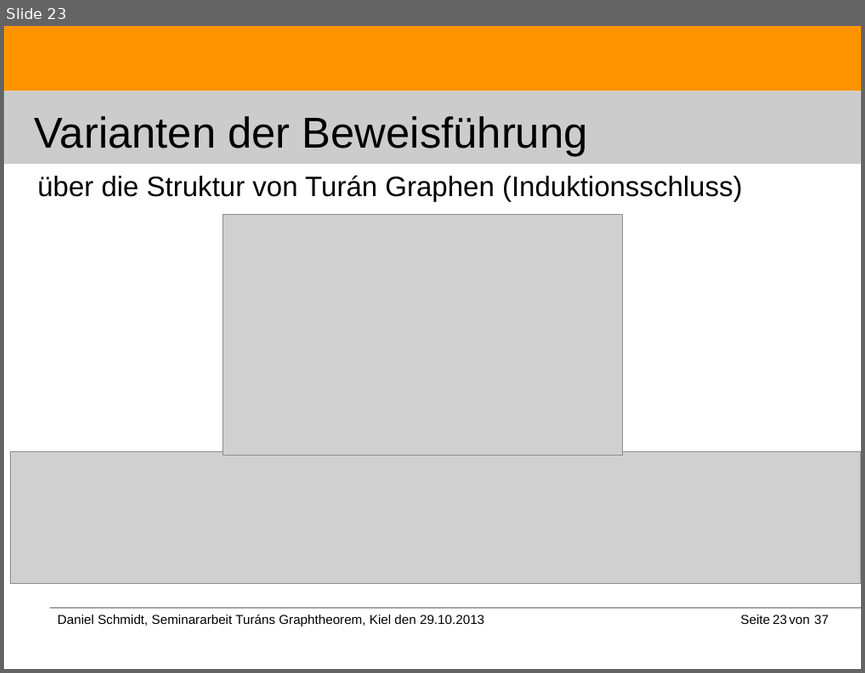
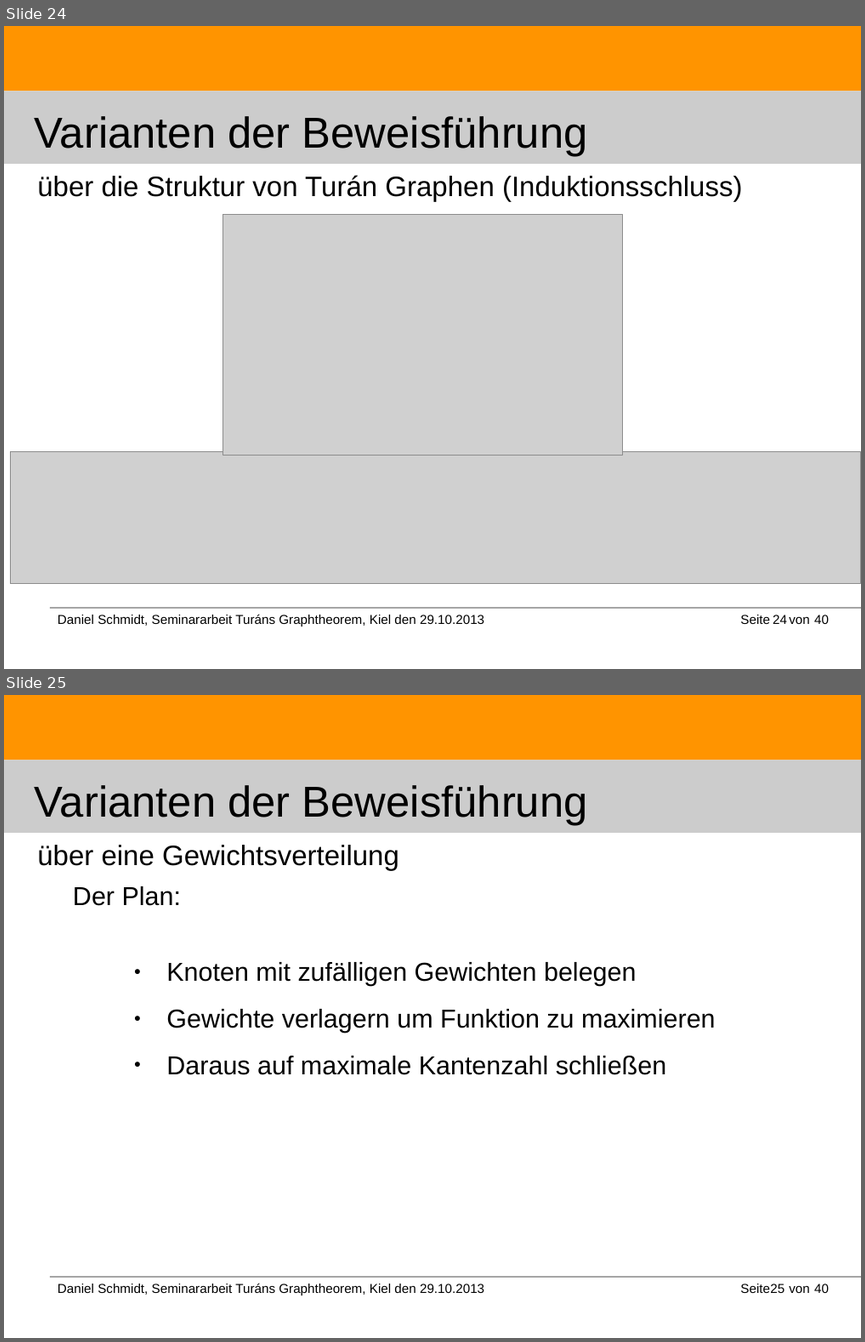
Before and after one commit to DanielMSchmidt/kombinatorik, a slide deck: Kombinatorik.odp. Shown one above the other, each under a label of ours: slide 23 before the commit, slides 24 and 25 after it. The pictures are 865x673 and 865x1342 pixels, drawn with LibreOffice and Linux fonts; fonts in the diff are those of the drawing; grey boxes stand for pictures. Boxes give left, top, right and bottom in pixels: in the first picture for what was removed or moved away, otherwise in the second. Text is boxed around its words. In the diff, an @@ line names an element or a change of style, - is before the commit and + after.

```diff
--- a/Kombinatorik.odp
+++ b/Kombinatorik.odp
@@ slide 25 added at box(4, 695, 861, 1338), background #FFFFFF; not listed: 4 template elements that a slide beside it also shows @@
@@ title added at box(35, 785, 588, 825), 40 pt, text #000000 @@
+Varianten der Beweisführung
@@ title added at box(37, 845, 399, 871), 26 pt, text #000000 @@
+über eine Gewichtsverteilung
@@ text added at box(73, 886, 181, 906), 24 pt, text #000000 @@
+Der Plan:
@@ text added at box(166, 962, 715, 1075), 24 pt, text #000000 @@
+● Knoten mit zufälligen Gewichten belegen
+● Gewichte verlagern um Funktion zu maximieren
+● Daraus auf maximale Kantenzahl schließen
@@ text added at box(733, 1276, 779, 1299), 12 pt, text #000000 @@
+Seite
@@ page number added at box(763, 1276, 843, 1299), 12 pt, text #000000 @@
+25
@@ text added at box(789, 1285, 810, 1293), 12 pt, text #000000 @@
+von
@@ text added at box(814, 1283, 828, 1293), 12 pt, text #000000 @@
+40
@@ what was slide 23 is now slide 24 @@
@@ slide 24 changed as well @@
@@ page number at box(772, 614, 787, 624): text changed @@
-23
+24
@@ text at box(814, 614, 828, 624): text changed @@
-37
+40
```
Also in this commit, not shown: 35 other slides changed, 2 other slides added.
